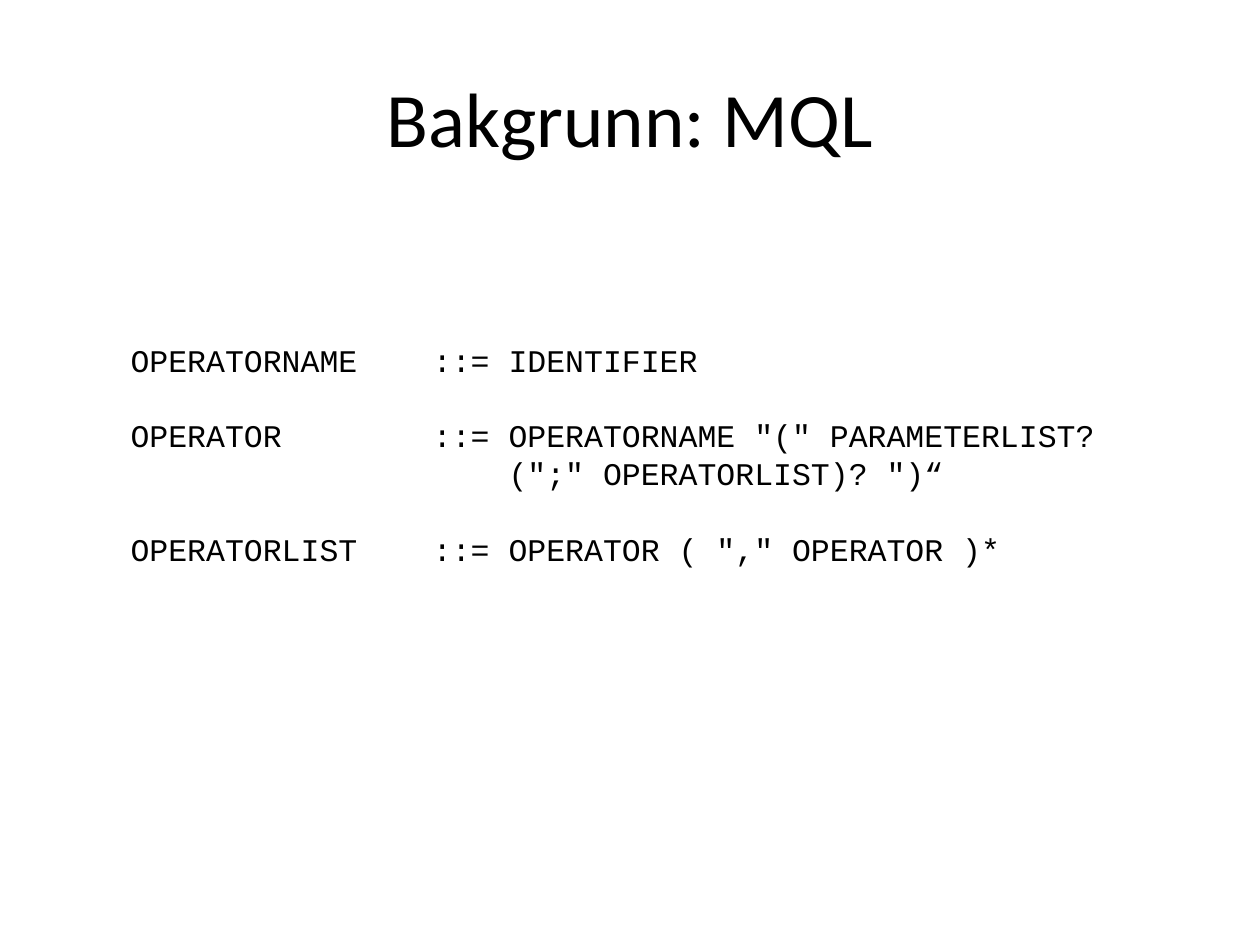
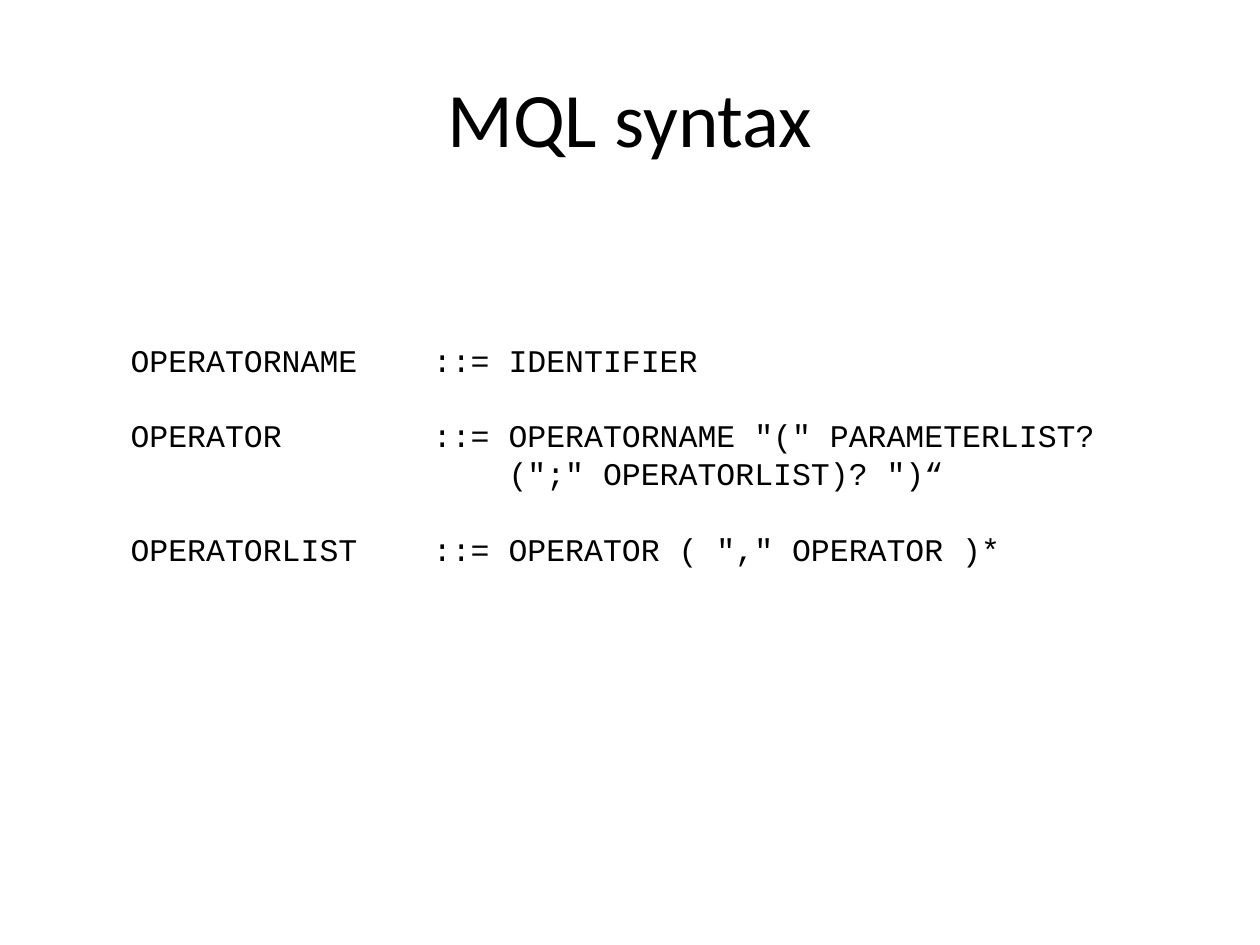
Before and after one commit to andrerav/xqft-parser, a slide deck: slide 7 of XQuery og relasjonell algebra.pptx (slide 4 before the commit). Drawn at 1260x945 pixels with LibreOffice and Linux fonts; fonts in the diff are those of the drawing. Boxes give left, top, right and bottom in pixels: in the first picture for what was removed or moved away, otherwise in the second. Text is boxed around its words. In the diff, an @@ line names an element or a change of style, - is before the commit and + after.

```diff
--- a/XQuery og relasjonell algebra.pptx
+++ b/XQuery og relasjonell algebra.pptx
@@ title at (x1=447, y1=97, x2=813, y2=160): text changed @@
-Bakgrunn: MQL
+MQL syntax
```
Also in this commit, not shown: 5 other slides changed, 22 slides added.
